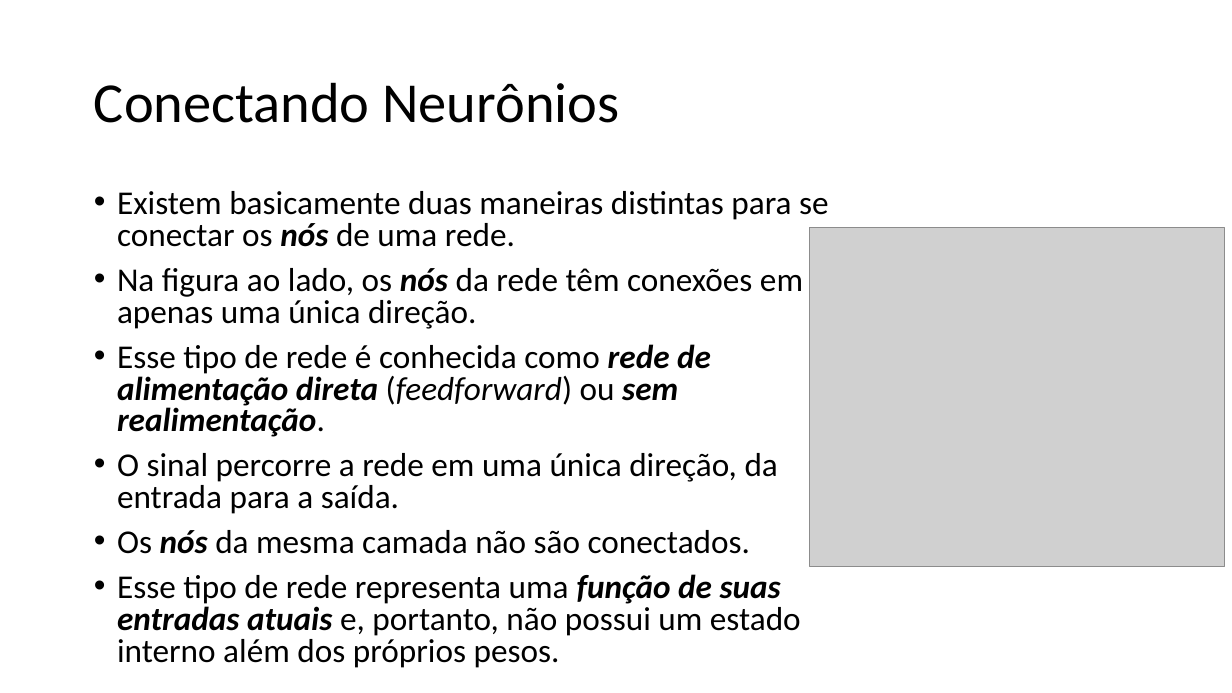
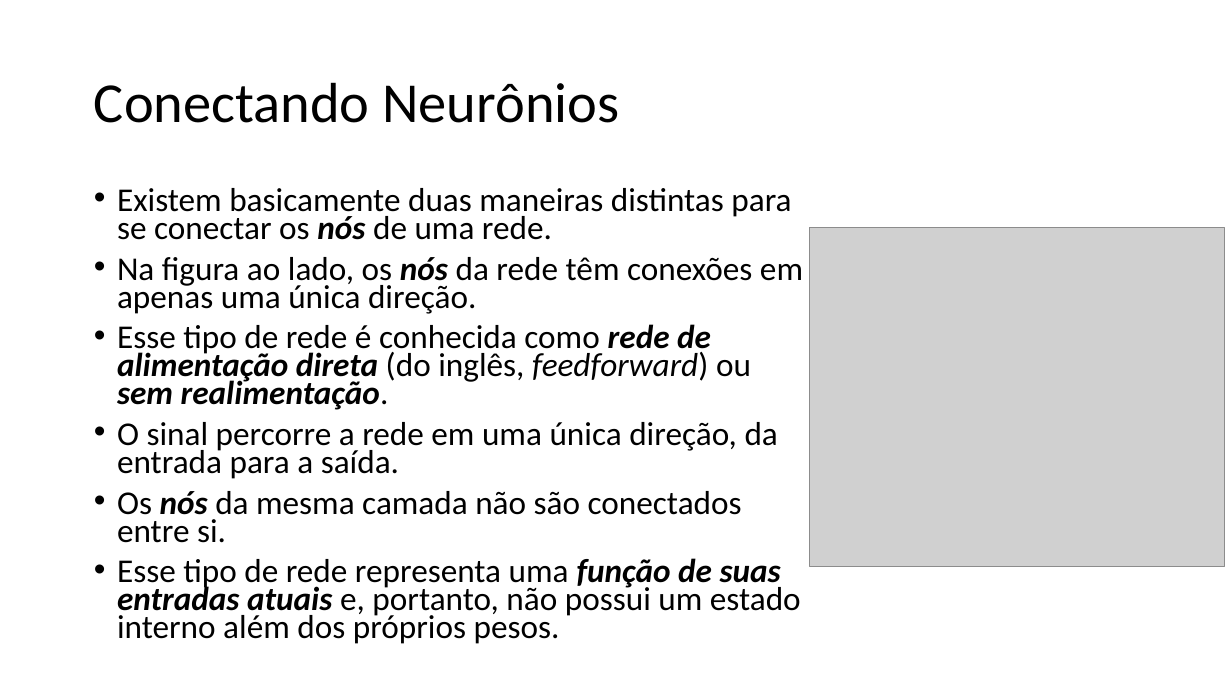
Before and after one commit to zz4fap/t320_aprendizado_de_maquina, a slide deck: slide 17 of slides/T320_Redes_Neurais_Artificiais (Parte II).pptx. Drawn at 1232x693 pixels with LibreOffice and Linux fonts; fonts in the diff are those of the drawing; grey boxes stand for pictures. Boxes give left, top, right and bottom in pixels: in the first picture for what was removed or moved away, otherwise in the second. Text is boxed around its words. In the diff, an @@ line names an element or a change of style, - is before the commit and + after.

```diff
--- a/slides/T320_Redes_Neurais_Artificiais (Parte II).pptx
+++ b/slides/T320_Redes_Neurais_Artificiais (Parte II).pptx
@@ text at bbox=[117, 188, 803, 644]: line spacing 0.8 to 0.7 @@
@@ text at bbox=[117, 324, 751, 410]: text changed @@
-• Esse tipo de rede é conhecida como rede de alimentação direta (feedforward) ou sem realimentação.
+• Esse tipo de rede é conhecida como rede de alimentação direta (do inglês, feedforward) ou sem realimentação.
@@ text at bbox=[117, 491, 742, 543]: text changed @@
-• Os nós da mesma camada não são conectados.
+• Os nós da mesma camada não são conectados entre si.
```
Also in this commit, not shown: 1 other slide changed.
